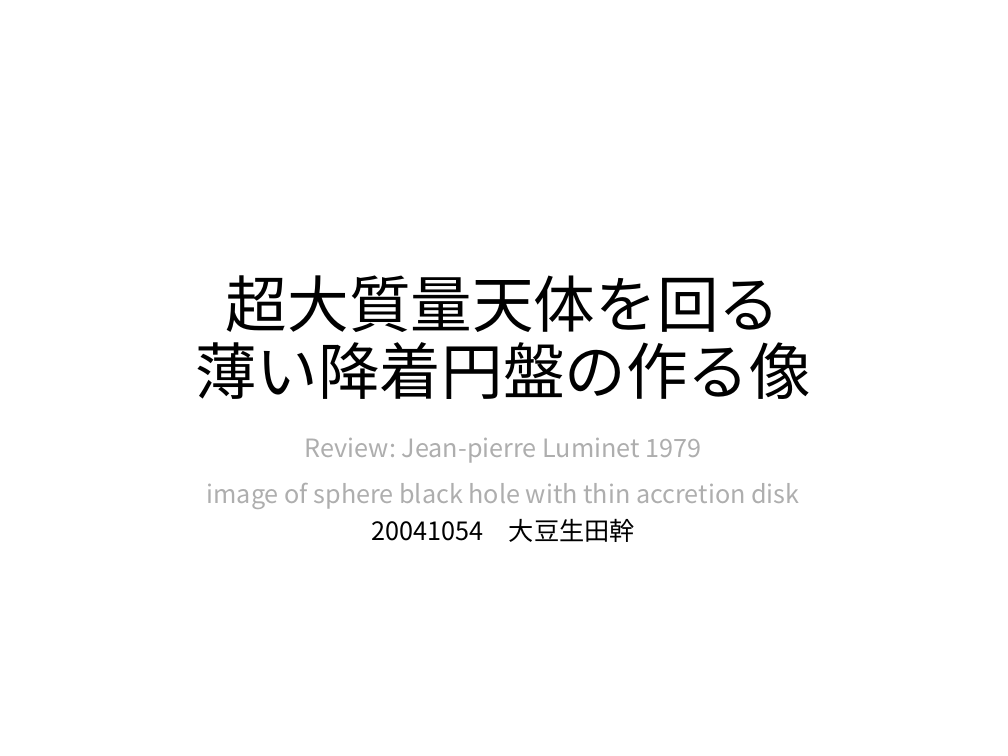
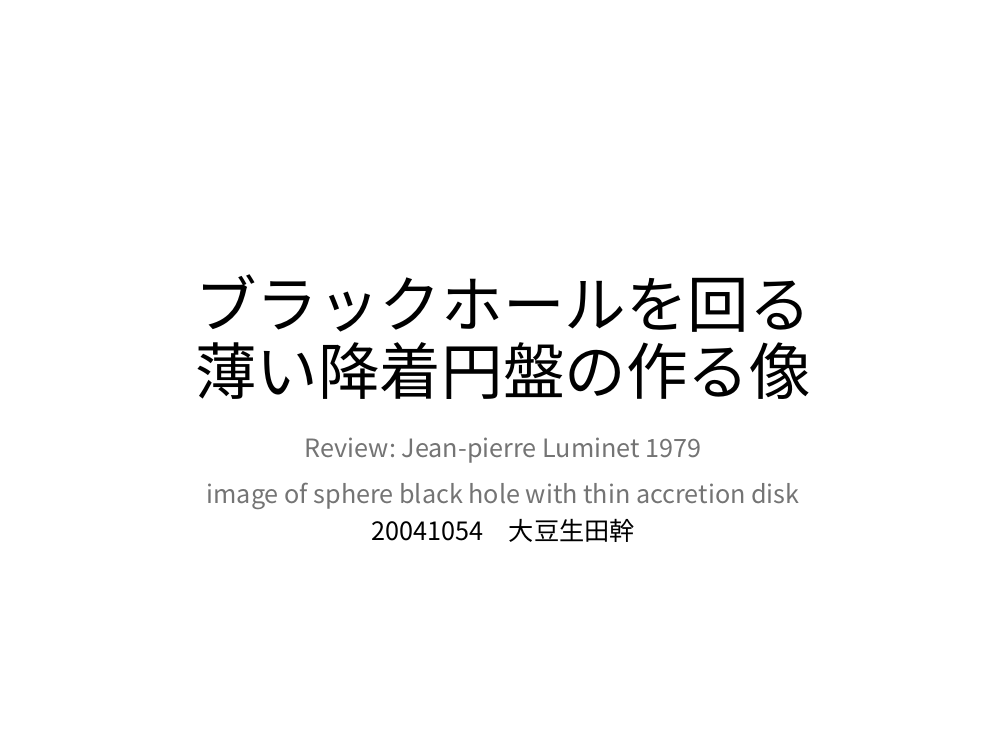
Before and after one commit to motoki-omamiuda/gakushuin, a slide deck: slide 1 of docs/大輪講.pptx. Drawn at 1008x756 pixels with LibreOffice and Linux fonts; fonts in the diff are those of the drawing. Boxes give left, top, right and bottom in pixels: in the first picture for what was removed or moved away, otherwise in the second. Text is boxed around its words. In the diff, an @@ line names an element or a change of style, - is before the commit and + after.

```diff
--- a/docs/大輪講.pptx
+++ b/docs/大輪講.pptx
@@ title at bbox=[195, 274, 811, 399]: text changed @@
-超大質量天体を回る
-薄い降着円盤の作る像
+ブラックホールを回る
+薄い降着円盤の作る像
@@ subtitle at bbox=[207, 437, 799, 509]: text colour #AEAEAE to #747474 in "Review: Jean-pierre Luminet 1979", "image of sphere black hole with thin ..." @@
```
Also in this commit, not shown: 3 other slides changed, 2 slides added, 1 slide removed, 5 other files.
